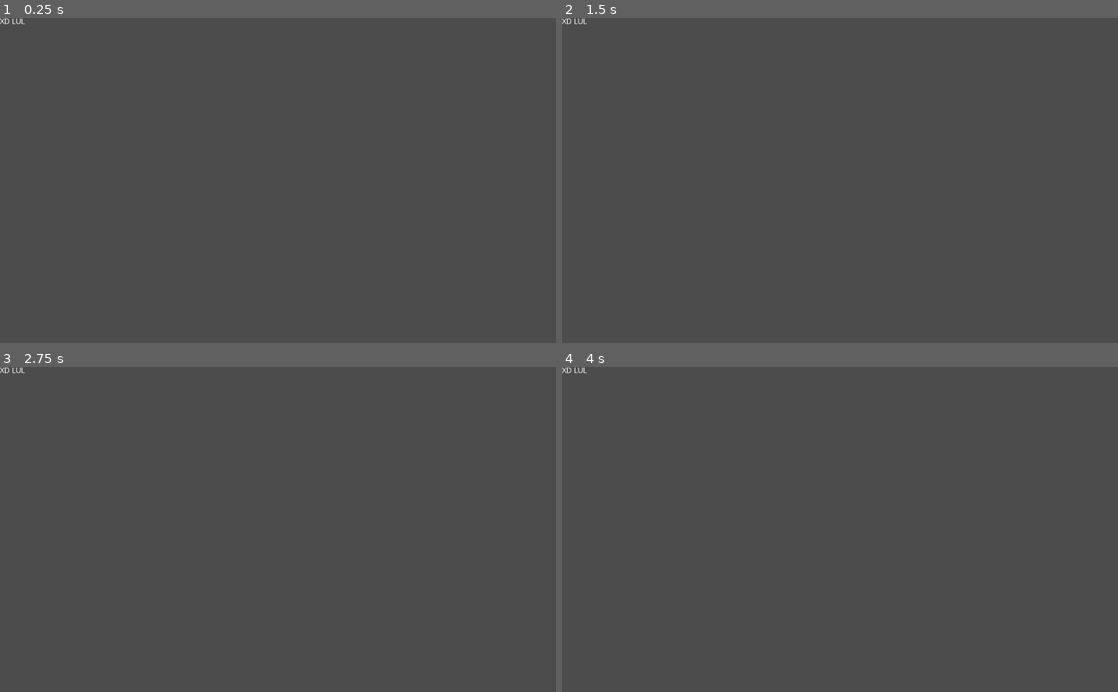
Above: before the commit, frames 1-4 (two rows, left to right).
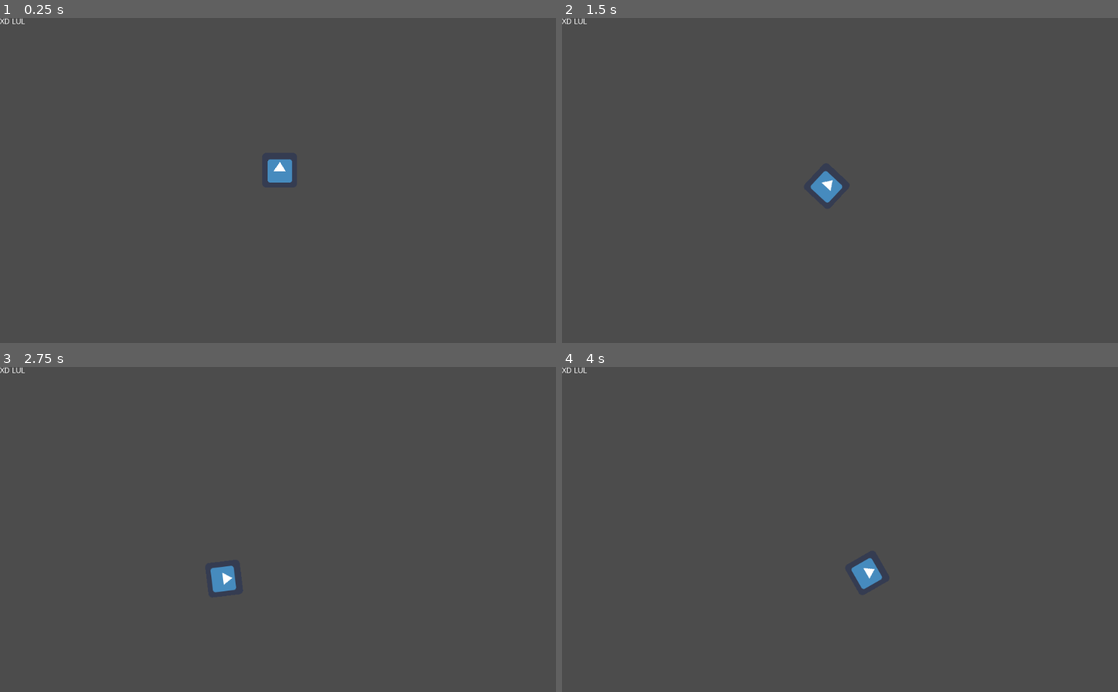
Above: after the commit, the same moments.

Repository: Stefan-Horst/TankGame
Game: Godot game, scene res://Scene1.tscn
Two runs of this game, one before a commit and one after it. Both use one fixed random seed, a clock stepped at 60 frames per second and the inputs below. The project has no main scene, so this scene is started directly. The engine's default icon, where the game draws it, is replaced by a stand-in: a white triangle on a blue panel in a dark square.
Inputs:
- Up to frame 1 (0.25 s): no input
- Up to frame 2 (1.5 s): tap Enter at 0.5 s; hold Right (ui_right) 0.53-1.28 s; hold Down (ui_down) from 1.28 s (still down)
- Up to frame 3 (2.75 s): release Down (ui_down) at 2.03 s; hold Right (ui_right) from 2.03 s (still down)
- Up to frame 4 (4 s): release Right (ui_right) at 2.78 s; hold Up (ui_up) 2.78-3.53 s; hold Left (ui_left) from 3.53 s (still down)

The runs differ from the first frame. In frame 1, 0.3% of the frame differs, in the area x 48-53%, y 43-51%; in frame 2, 0.3%; in frame 3, 0.3%; in frame 4, 0.3%, in the area x 52-58%, y 58-69%.

Commit message:
Add basic player movement

Diff:
--- /dev/null
+++ b/Movement.gd
@@ -0,0 +1,22 @@
+extends Sprite
+
+var speed = 200
+var angular_speed = 1
+
+
+func _process(delta):
+	var direction = 0
+	if Input.is_action_pressed("ui_left") or Input.is_key_pressed(KEY_A):
+		direction = -1
+	if Input.is_action_pressed("ui_right") or Input.is_key_pressed(KEY_D):
+		direction = 1
+
+	rotation += angular_speed * direction * delta
+
+	var velocity = Vector2.ZERO
+	if Input.is_action_pressed("ui_up") or Input.is_key_pressed(KEY_W):
+		velocity = Vector2.UP.rotated(rotation) * speed
+	if Input.is_action_pressed("ui_down") or Input.is_key_pressed(KEY_S):
+		velocity = -Vector2.UP.rotated(rotation) * speed
+
+	position += velocity * delta
--- a/Scene1.tscn
+++ b/Scene1.tscn
@@ -1,4 +1,7 @@
-[gd_scene format=2]
+[gd_scene load_steps=3 format=2]
+
+[ext_resource path="res://Movement.gd" type="Script" id=1]
+[ext_resource path="res://icon.png" type="Texture" id=2]
 
 [node name="Node2D" type="Node2D"]
 
@@ -6,3 +9,8 @@
 margin_right = 40.0
 margin_bottom = 14.0
 text = "XD LUL"
+
+[node name="Sprite" type="Sprite" parent="."]
+position = Vector2( 515, 281 )
+texture = ExtResource( 2 )
+script = ExtResource( 1 )
